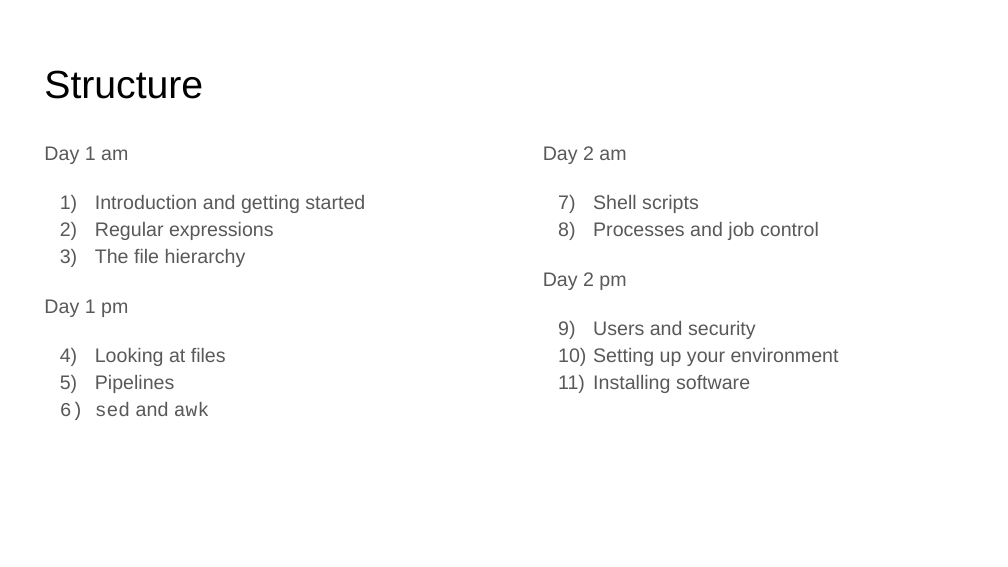
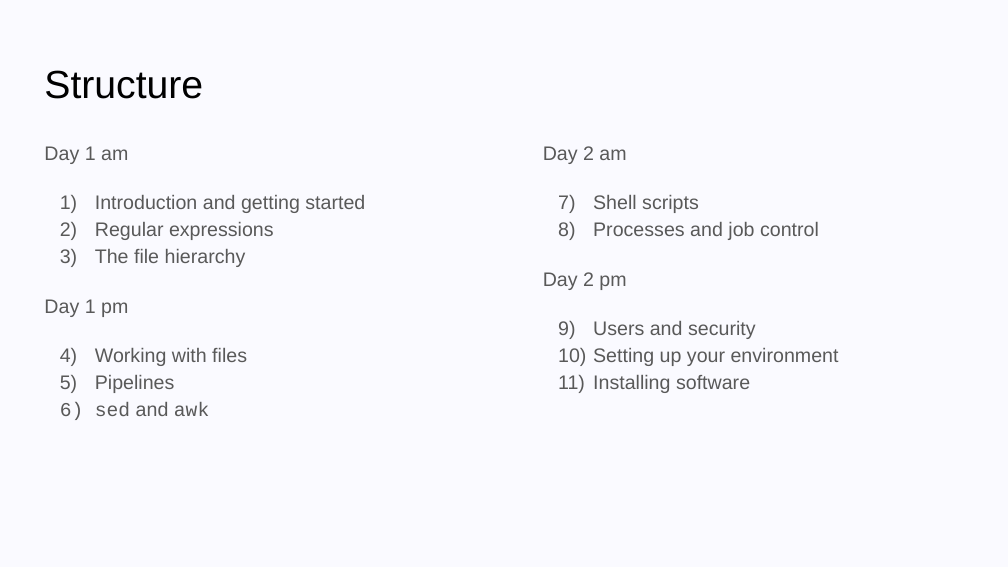
Before and after one commit to itlfiles/docs, a slide deck: slide 5 of Intro to Linux.pptx. Drawn at 1008x567 pixels with LibreOffice and Linux fonts; fonts in the diff are those of the drawing. Boxes give left, top, right and bottom in pixels: in the first picture for what was removed or moved away, otherwise in the second. Text is boxed around its words. In the diff, an @@ line names an element or a change of style, - is before the commit and + after.

```diff
--- a/Intro to Linux.pptx
+++ b/Intro to Linux.pptx
@@ background #FFFFFF to #FAFAFF @@
@@ text at bbox=[95, 348, 247, 366]: text changed @@
-1) Looking at files
+1) Working with files
```
Also in this commit, not shown: 134 other slides changed, 1 slide added, 2 slides removed, 1 other file.
